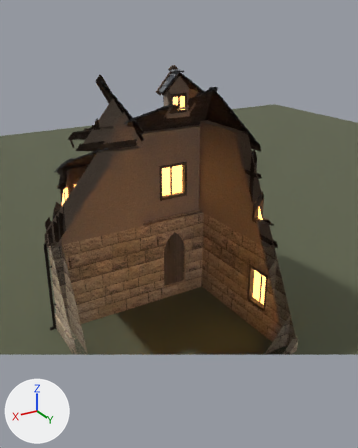
The Blender file GameClient/ArtSource/Silverbrook/Townhouse2/SilverbrookTownhouse2.blend as it was, and as the next commit left it.
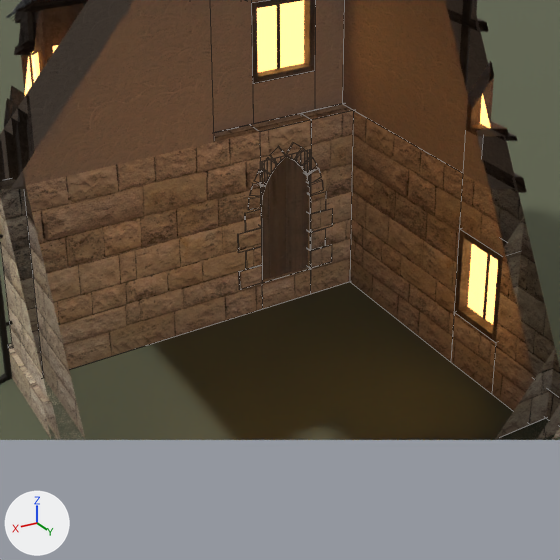
Each version appears first whole from a camera (50 mm lens) standing at (6.63, 11.1, 9.22) and looking at (0.13, 0.27, 3.8), and next in a close-up on the part from 14% to 82% of the width and 37% to 91% of the height. Every picture has the same lights, and +X, +Y and +Z are marked at lower left. The first two pictures are the older version. The close-ups show mesh edges as thin lines. Everything nearer to the camera than a plane just in front of the edit is cut away.

The first close-up shows 'Ground', 'SM_SBTownhouse2_Details', 'SM_SBTownhouse2_Door1', 'SM_SBTownhouse2_Masonry', 'SM_SBTownhouse2_Plaster', 'SM_SBTownhouse2_Timber' and 1 more.
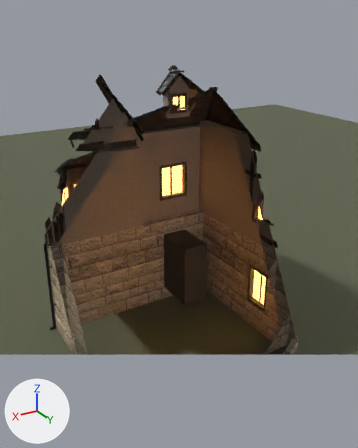
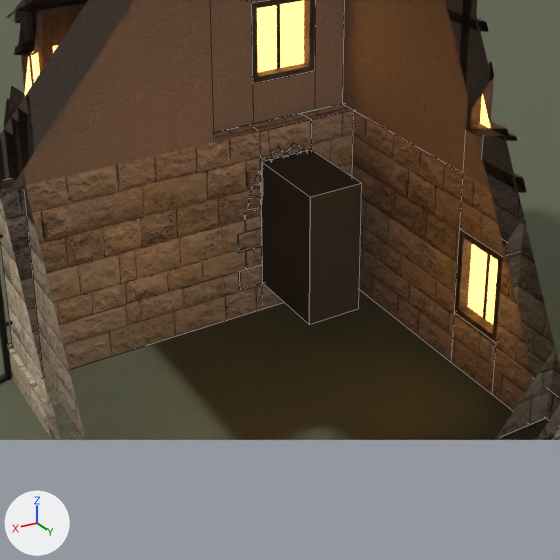
Pixel boxes [x1, y1, x2, y2] of what changed, in the close-ups (560 x 560 px):
'SM_SBTownhouse2_EntryRooms', added
    after: [261, 150, 362, 325]
'SM_SBTownhouse2_Door1', unchanged, covered by the edit
    before: [261, 156, 308, 281]

Edits to the bpy script that builds the scene:
```text
Add mat_sb_entryroom:
    mat_sb_entryroom = principled_material('SB_EntryRoom')
    mat_sb_entryroom.base_color = (0.05, 0.045, 0.04)  # dark grey #3f3c38
    mat_sb_entryroom.roughness = 0.95
Add me_sm_sbtownhouse2_entryrooms:
    me_sm_sbtownhouse2_entryrooms.from_pydata([(-1.44, -0.62, 0.45), (-0.61, -0.62, 0.45), (-0.61, -0.62, 2.44), (-1.44, -0.62, 2.44), (-1.44, -2.01, 0.45), (-1.44, -0.62, 0.45), (-1.44, -0.62, 2.44), (-1.44, -2.01, 2.44), (-0.61, -2.01, 2.44), (-0.61, -0.62, 2.44), (-0.61, -0.62, 0.45), (-0.61, -2.01, 0.45), (-1.44, -2.01, 0.45), (-0.61, -2.01, 0.45), (-0.61, -0.62, 0.45), (-1.44, -0.62, 0.45), (-1.44, -0.62, 2.44), (-0.61, -0.62, 2.44), (-0.61, -2.01, 2.44), (-1.44, -2.01, 2.44)], [], [(0, 1, 2, 3), (4, 5, 6, 7), (8, 9, 10, 11), (12, 13, 14, 15), (16, 17, 18, 19)])
    me_sm_sbtownhouse2_entryrooms.materials.append(mat_sb_entryroom)  # dark grey #3f3c38
Add ob_sm_sbtownhouse2_entryrooms:
    ob_sm_sbtownhouse2_entryrooms = bpy.data.objects.new('SM_SBTownhouse2_EntryRooms', me_sm_sbtownhouse2_entryrooms)
    ob_sm_sbtownhouse2_entryrooms.location = (0.0, 0.0, 0.0)
```
